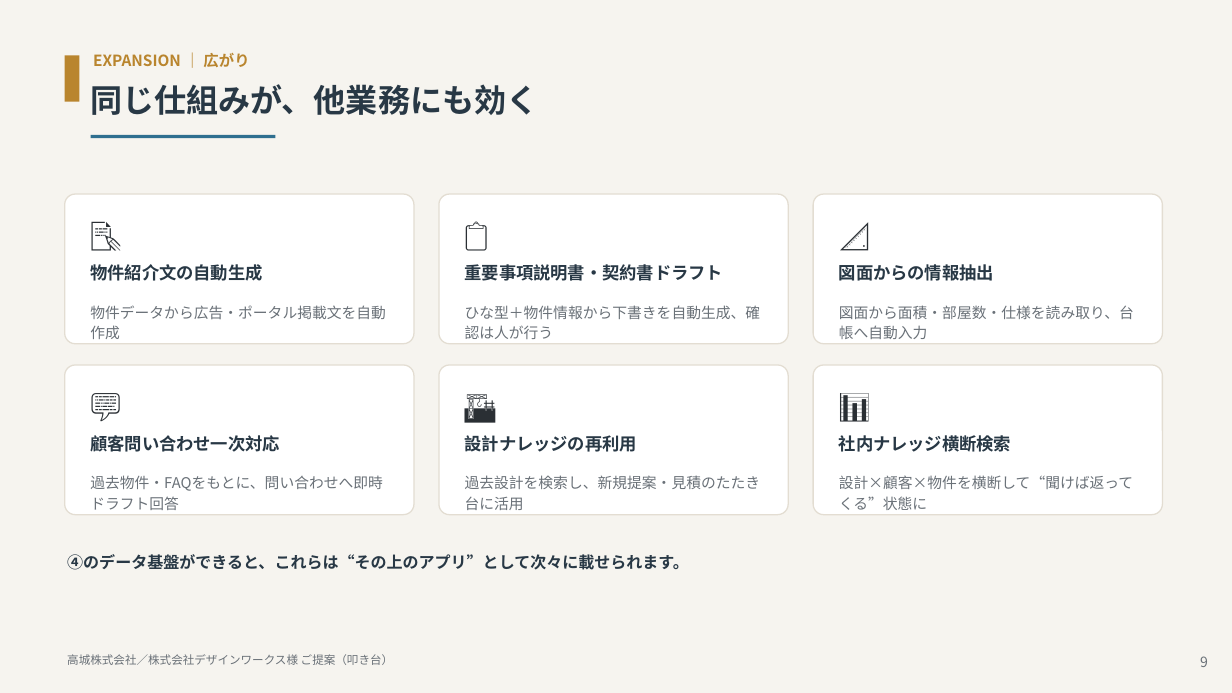
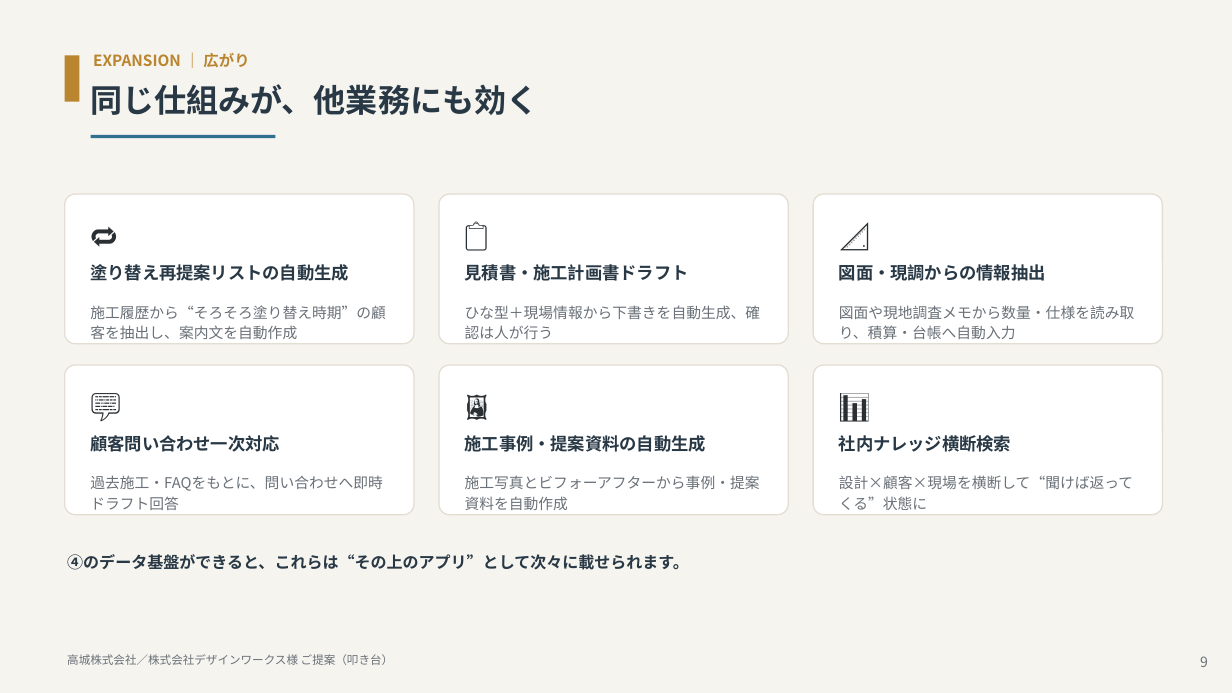
Before and after one commit to kkawano5-ui/website-redesign-machine-, a slide deck: slide 9 of sales-materials/takagi-designworks/高城_デザインワークス様_AI構想提案_叩き台.pptx. Drawn at 1232x693 pixels with LibreOffice and Linux fonts; fonts in the diff are those of the drawing. Boxes give left, top, right and bottom in pixels: in the first picture for what was removed or moved away, otherwise in the second. Text is boxed around its words. In the diff, an @@ line names an element or a change of style, - is before the commit and + after.

```diff
--- a/sales-materials/takagi-designworks/高城_デザインワークス様_AI構想提案_叩き台.pptx
+++ b/sales-materials/takagi-designworks/高城_デザインワークス様_AI構想提案_叩き台.pptx
@@ text at [88,213,180,259]: text changed @@
-📝
+🔁
@@ text at [90,264,349,281]: text changed @@
-物件紹介文の自動生成
+塗り替え再提案リストの自動生成
@@ text at [465,264,689,281]: text changed @@
-重要事項説明書・契約書ドラフト
+見積書・施工計画書ドラフト
@@ text at [839,264,1046,281]: text changed @@
-図面からの情報抽出
+図面・現調からの情報抽出
@@ text at [90,305,386,339]: text changed @@
-物件データから広告・ポータル掲載文を自動作成
+施工履歴から“そろそろ塗り替え時期”の顧客を抽出し、案内文を自動作成
@@ text at [465,305,761,339]: text changed @@
-ひな型＋物件情報から下書きを自動生成、確認は人が行う
+ひな型＋現場情報から下書きを自動生成、確認は人が行う
@@ text at [839,305,1135,339]: text changed @@
-図面から面積・部屋数・仕様を読み取り、台帳へ自動入力
+図面や現地調査メモから数量・仕様を読み取り、積算・台帳へ自動入力
@@ text at [462,384,555,430]: text changed @@
-🏗️
+🖼️
@@ text at [465,435,706,452]: text changed @@
-設計ナレッジの再利用
+施工事例・提案資料の自動生成
@@ text at [90,475,383,510]: text changed @@
-過去物件・FAQをもとに、問い合わせへ即時ドラフト回答
+過去施工・FAQをもとに、問い合わせへ即時ドラフト回答
@@ text at [465,475,760,510]: text changed @@
-過去設計を検索し、新規提案・見積のたたき台に活用
+施工写真とビフォーアフターから事例・提案資料を自動作成
@@ text at [839,475,1133,510]: text changed @@
-設計×顧客×物件を横断して“聞けば返ってくる”状態に
+設計×顧客×現場を横断して“聞けば返ってくる”状態に
```
Also in this commit, not shown: 6 other slides changed, 2 other files.
